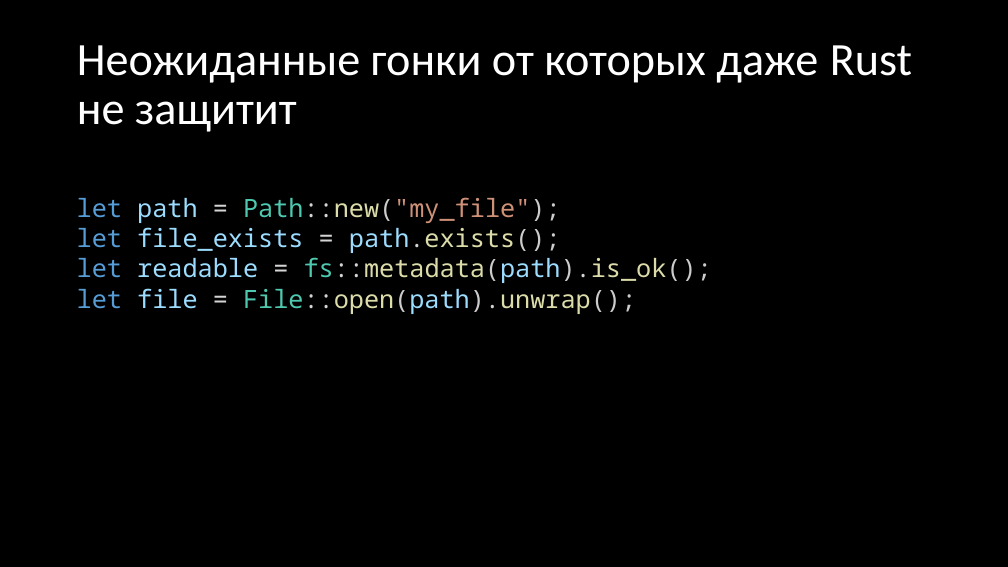
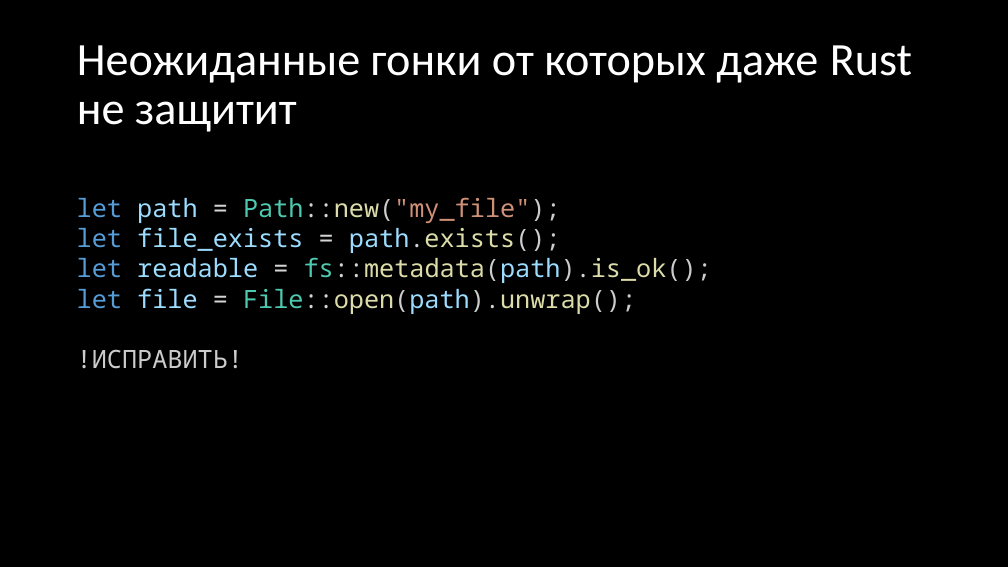
Before and after one commit to Gordon01/learn-rust, a slide deck: slide 121 of keynotes/Rust 2024.pptx. Drawn at 1008x567 pixels with LibreOffice and Linux fonts; fonts in the diff are those of the drawing. Boxes give left, top, right and bottom in pixels: in the first picture for what was removed or moved away, otherwise in the second. Text is boxed around its words. In the diff, an @@ line names an element or a change of style, - is before the commit and + after.

```diff
--- a/keynotes/Rust 2024.pptx
+++ b/keynotes/Rust 2024.pptx
@@ text at (x1=77, y1=349, x2=243, y2=369): paragraph added @@
+!ИСПРАВИТЬ!
```
Also in this commit, not shown: 3 other slides changed, 17 slides added, 2 slides removed, 1 other file.
